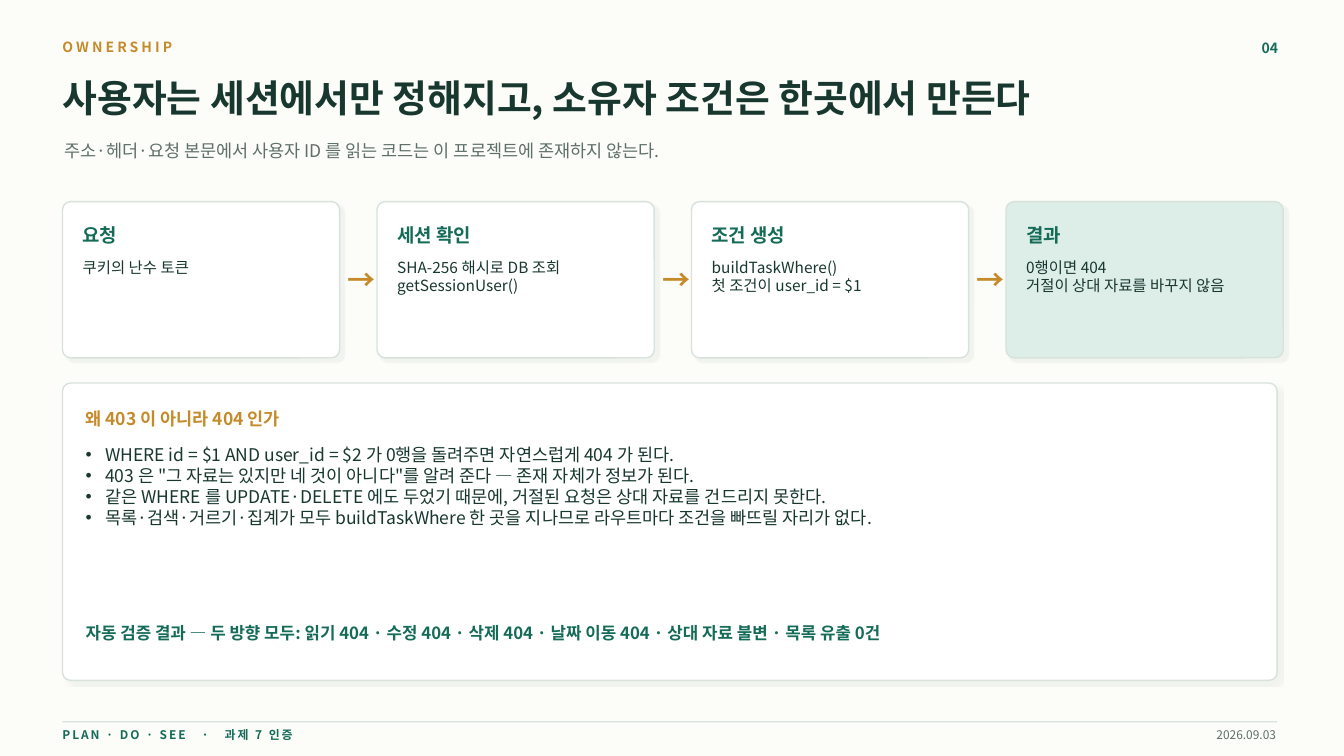
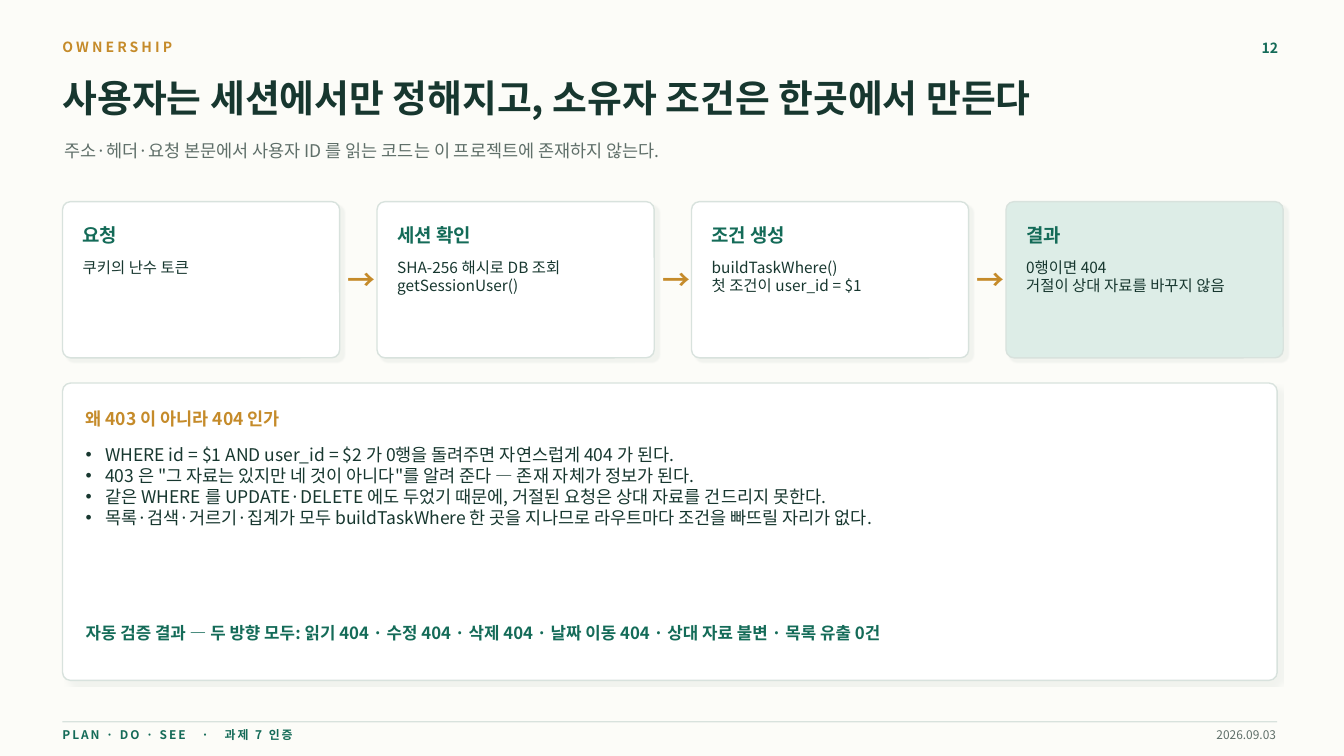
Before and after one commit to stulss/plan-do-see-diary, a slide deck: slide 12 of reports/플랜두씨_다이어리_과제7_제출보고서.pptx (slide 4 before the commit). Drawn at 1344x756 pixels with LibreOffice and Linux fonts; fonts in the diff are those of the drawing. Boxes give left, top, right and bottom in pixels: in the first picture for what was removed or moved away, otherwise in the second. Text is boxed around its words. In the diff, an @@ line names an element or a change of style, - is before the commit and + after.

```diff
--- a/reports/플랜두씨_다이어리_과제7_제출보고서.pptx
+++ b/reports/플랜두씨_다이어리_과제7_제출보고서.pptx
@@ text at <box>1262,42,1278,53</box>: text changed @@
-04
+12
```
Also in this commit, not shown: 7 other slides changed, 14 slides added, 3 other files.
